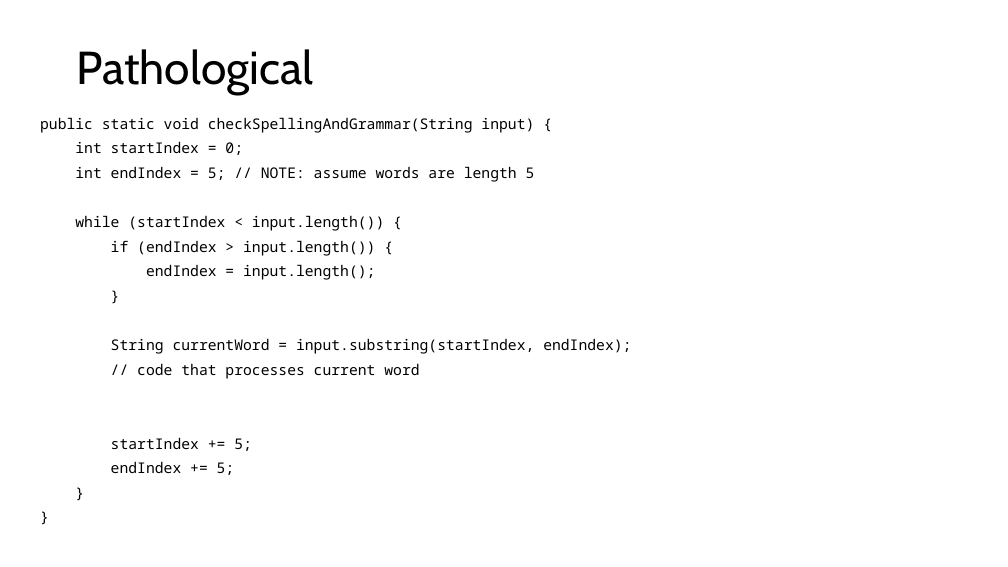
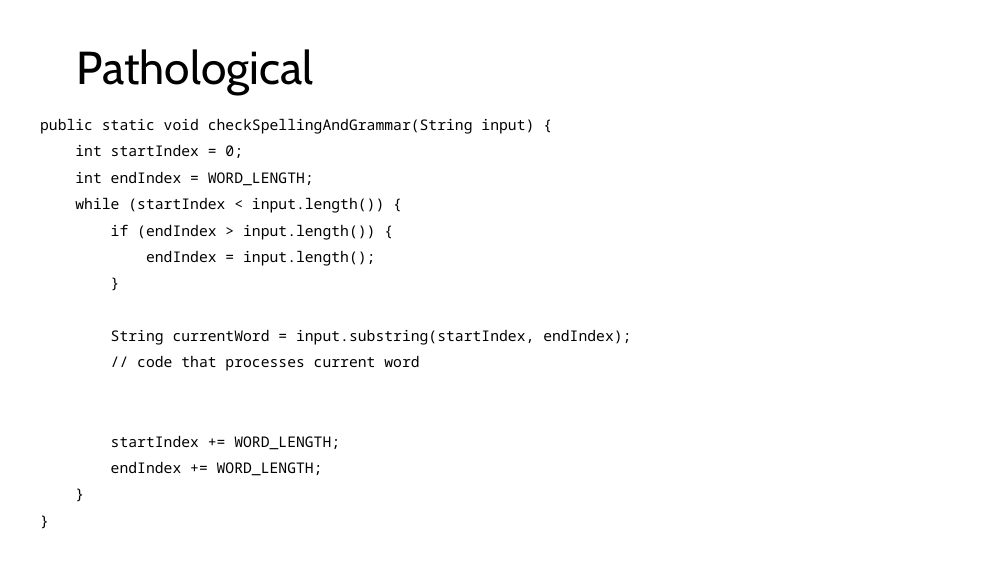
Before and after one commit to RHIT-CSSE/csse304, a slide deck: slide 2 of ClassMaterials/ProgramsAboutSlists/follow the grammar.pptx. Drawn at 1008x567 pixels with LibreOffice and Linux fonts; fonts in the diff are those of the drawing. Boxes give left, top, right and bottom in pixels: in the first picture for what was removed or moved away, otherwise in the second. Text is boxed around its words. In the diff, an @@ line names an element or a change of style, - is before the commit and + after.

```diff
--- a/ClassMaterials/ProgramsAboutSlists/follow the grammar.pptx
+++ b/ClassMaterials/ProgramsAboutSlists/follow the grammar.pptx
@@ text at box(40, 118, 631, 371): line spacing 0.8 to 0.9 @@
@@ text at box(75, 171, 314, 186): text changed @@
-int endIndex = 5; // NOTE: assume words are length 5
+int endIndex = WORD_LENGTH;
@@ text at box(111, 435, 340, 476): text changed @@
-startIndex += 5;
-endIndex += 5;
+startIndex += WORD_LENGTH;
+endIndex += WORD_LENGTH;
```
Also in this commit, not shown: 3 other files.
